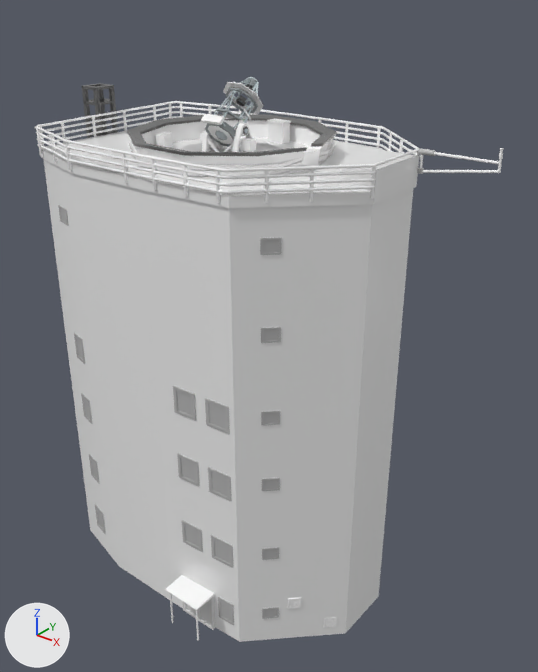
One commit to the FBX model Assets/Graphics/_Models/Environment/Exterior/GREGOR/GREGOR.fbx: the scene before it, then after it.
Camera for both pictures: a 50 mm lens placed at (25.4, -28.7, 33.8), pointed at (2.3, 0.1, 15.9). Arrows for +X, +Y and +Z are at lower left; the lights stay in place. Where no turn or scale is listed for an object, it has been applied to the vertices.

The older version as bpy lines, for what is in view:
```python
mat_ventana = principled_material('Ventana')
mat_ventana.base_color = (0.472, 0.472, 0.472)  # grey #b7b7b7
mat_ventana.roughness = 0.1
me_mesh_001 = bpy.data.meshes.new('Mesh.001')
me_mesh_001.from_pydata(...)  # 190 vertices, 166 faces; spans x -1.22..1.22, y -0.78..0.78, z -1.34..1.34
# faces by material slot: [54, 94, 18]
me_mesh_001.materials.append(mat_puerta_mtl)  # light grey #dcdcdc
me_mesh_001.materials.append(mat_manivela_mtl)  # white #ffffff
me_mesh_001.materials.append(mat_toldo_mtl)  # white #ffffff
me_mesh_003 = bpy.data.meshes.new('Mesh.003')
me_mesh_003.from_pydata(...)  # 1312 vertices, 1226 faces; spans x -8.2..8.2, y -2.1..2.1, z -11.6..11.6
# faces by material slot: [776, 450]
me_mesh_003.materials.append(mat_material)  # its picture is missing
me_mesh_003.materials.append(mat_ventana)  # grey #b7b7b7
me_mesh_005 = bpy.data.meshes.new('Mesh.005')
me_mesh_005.from_pydata(...)  # 20 vertices, 18 faces; spans x -54.9..54.9, y -61.8..61.8, z -34.7..34.7
me_mesh_005.materials.append(mat_blanco)  # white #ffffff
me_mesh_010 = bpy.data.meshes.new('Mesh.010')
me_mesh_010.from_pydata(...)  # 1088 vertices, 1080 faces; spans x -0.6..0.6, y -0.7..0.7, z -14.1..14.1
me_mesh_010.materials.append(mat_negro)  # dark grey #636363
ob_cajacircuitos2 = bpy.data.objects.new('CajaCircuitos2', me_mesh_005)
ob_cajacircuitos2.location = (0.0, 3.92, 26.05)
ob_cajacircuitos2.rotation_euler = (1.571, 0.0, 0.0)  # degrees (90, 0, 0)
ob_cajacircuitos2.scale = (0.01, 0.01, 0.01)
ob_puerta = bpy.data.objects.new('Puerta', me_mesh_001)
ob_puerta.location = (2.23, -6.83, 1.25)
ob_torremetal = bpy.data.objects.new('TorreMetal', me_mesh_010)
ob_torremetal.location = (-9.72, -0.28, 14.06)
ob_ventanas = bpy.data.objects.new('Ventanas', me_mesh_003)
ob_ventanas.location = (0.86, -4.23, 12.08)
# also in view: 'Lona' at (0.0, 0.0, 25.6); 'Brazos' at (0.0, -0.2, 26.5); 'Telescopio' at (-0.1, 0.3, 27.5); 'Barrotes' at (2.2, -0.1, 26.2); 'Estructura' at (0.3, -0.1, 13.2)
```
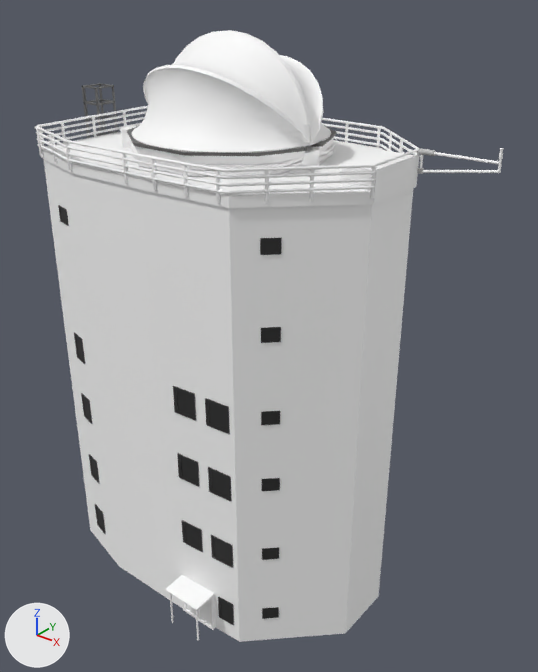
Where the newer file only moved an object's origin or applied its transform, the numbers keep the older frame.

Where the change shows, as pixel boxes [x1, y1, x2, y2] in the pictures (538 x 672 px; the box of a moved part takes in the faces that stretch with it):
```json
{"object": "DomeHalf", "change": "added", "after": [132, 31, 311, 153]}
{"object": "Ventanas", "change": "recoloured", "before": [58, 205, 337, 628], "after": [58, 205, 337, 628], "on screen": "grey to black"}
{"object": "DomeHalf2", "change": "added", "after": [228, 30, 331, 145]}
{"object": "TorreMetal", "change": "moved", "before": [82, 83, 118, 138], "after": [82, 83, 118, 138]}
{"part": 1, "of": "me_mesh_005", "change": "moved or reshaped", "before": [267, 119, 291, 144], "on screen": "not visible afterwards"}
{"object": "Telescopio", "change": "unchanged, covered by the edit", "before": [201, 77, 263, 147]}
```

Scene script edits in JSON lines:
```json
{"op": "set", "path": "mat_ventana.base_color", "old": "(0.472, 0.472, 0.472)", "new": "(0.0237, 0.0237, 0.0237)", "note": "grey #b7b7b7 -> black #2b2b2b"}
{"block": "me_mesh_005", "where": "# used by ob_cajacircuitos2; location = (0.0, 3.92, 26.05); rotation_euler = (1.571, 0.0, 0.0), in degrees (90, 0, 0); scale = (0.01, 0.01, 0.01)"}
{"op": "remove", "block": "me_mesh_005", "code": "me_mesh_005.from_pydata(...)  # 20 vertices, 18 faces; spans x -54.9..54.9, y -61.8..61.8, z -34.7..34.7"}
{"op": "add", "block": "me_mesh_005", "code": "me_mesh_005.from_pydata(...)  # 20 vertices, 18 faces; spans x 59.8..187.8, y -20.2..65.9, z -340.1..-234.1"}
{"block": "me_mesh_005", "change": "me_mesh_005 part 1: 20 of 20 vertices moved; they spanned x -54.9..54.9, y -61.8..61.8, z -34.7..34.7 and now span x 59.8..187.8, y -20.2..65.9, z -340.1..-234.1; mean shift (123.8, 11.6, -287.1); largest move (-50.0, -61.8, -31.5) -> (89.6, -20.2, -335.3)"}
{"op": "add", "block": "me_sphere_002", "code": ["me_sphere_002 = bpy.data.meshes.new('Sphere.002')", "me_sphere_002.from_pydata(...)  # 393 vertices, 408 faces; spans x -4.92..4.98, y 0.0..4.9, z 0.0..4.78", "me_sphere_002.materials.append(mat_blanco)  # white #ffffff"]}
{"op": "add", "block": "me_sphere_001", "code": ["me_sphere_001 = bpy.data.meshes.new('Sphere.001')", "me_sphere_001.from_pydata(...)  # 393 vertices, 408 faces; spans x -4.98..4.92, y -4.9..0.0, z 0.0..4.78", "me_sphere_001.materials.append(mat_blanco)  # white #ffffff"]}
{"op": "set", "path": "ob_torremetal.location", "old": "(-9.72, -0.28, 14.06)", "new": "(0.0, 0.0, 0.0)"}
{"op": "add", "block": "ob_domehalf2", "code": ["ob_domehalf2 = bpy.data.objects.new('DomeHalf2', me_sphere_002)", "ob_domehalf2.location = (0.07, -0.04, 26.6)"]}
{"op": "add", "block": "ob_domehalf", "code": ["ob_domehalf = bpy.data.objects.new('DomeHalf', me_sphere_001)", "ob_domehalf.location = (0.07, -0.04, 26.6)"]}
```
